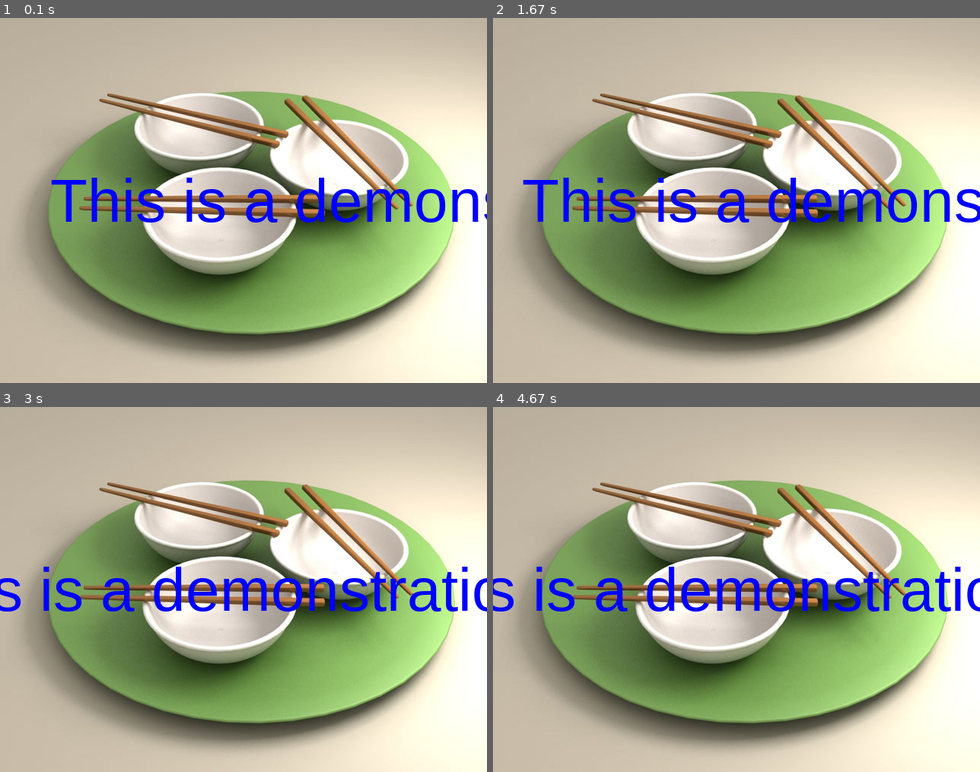
Above: before the commit, frames 1-4 (two rows, left to right).
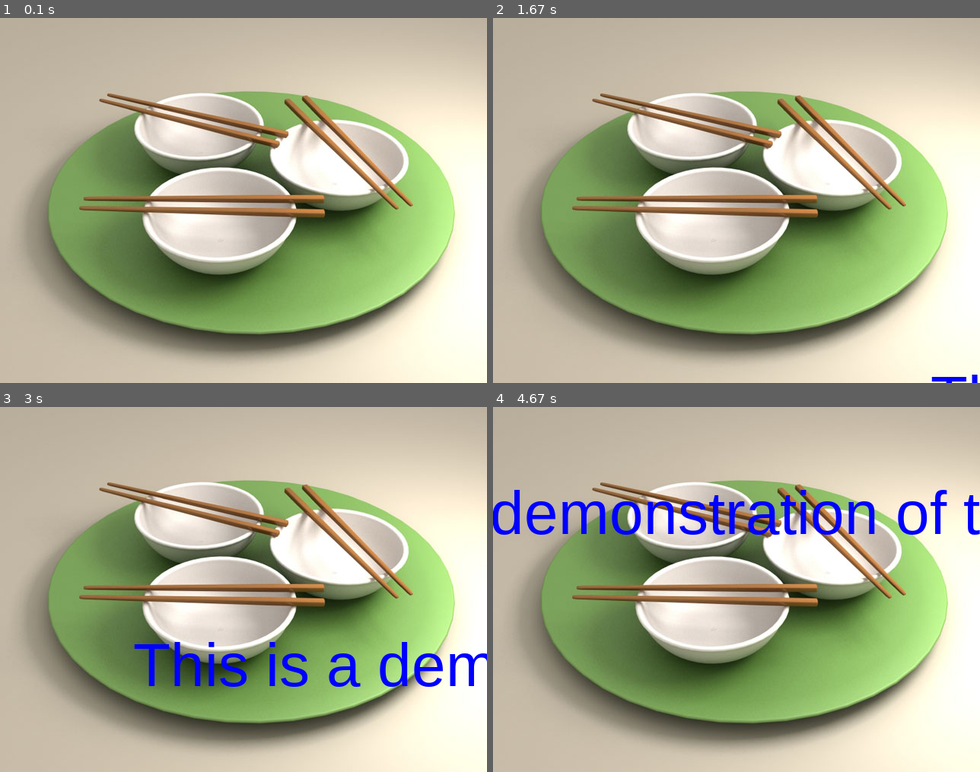
Above: after the commit, the same moments.

Repository: toroden79/firstGui
Game: pygame game, started from scrollMessage.py
The game is run twice, just before and just after one commit, with the same random seed, the same clock (stepped at 60 frames per second) and the same inputs.
Inputs:
- Up to frame 1 (0.1 s): no input
- Up to frame 2 (1.67 s): tap S at 0.33 s
- Up to frame 3 (3 s): hold P 1.67-2.13 s
- Up to frame 4 (4.67 s): no input

The runs differ from the first frame. In frame 1, 3.1% of the frame differs, in the area x 10-100%, y 43-57%; in frame 2, 3.4%; in frame 3, 6.1%; in frame 4, 7.4%, in the area x 0-100%, y 22-57%.

Commit message:
Chapter 3 events examples Scrolling Message   Worked on Diagonal scrolling from lower right to upper left.  Fixed up the refreshing so that when entering "pace" mode, the x and y coordinates are only update when the paceInterval has been reached or exceeded to stop the jumping and which actually made it look like the text was scrolling in the opposite direction.   Added constants for window width and height and text message width and height and changed the initial positions and checks for resetting of x and y coordinates.

Diff:
--- a/scrollMessage.py
+++ b/scrollMessage.py
@@ -3,8 +3,11 @@
 from sys import exit
 
 background_image_filename = 'sushiplate.jpg'
-SCREEN_SIZE = (640, 480)
-message="    This is a demonstration of the scrolly message script. "
+screen_width = 640
+screen_height = 480
+SCREEN_SIZE = (screen_width, screen_height)
+#message="    This is a demonstration of the scrolly message script. "
+message="This is a demonstration of the scrolly message script."
 
 pygame.init()
 screen = pygame.display.set_mode(SCREEN_SIZE)
@@ -12,8 +15,15 @@
 font = pygame.font.SysFont("arial", 80);
 text_surface = font.render(message, True, (0, 0, 255))
 
-x = 0
-y = ( SCREEN_SIZE[1] - text_surface.get_height() ) / 2
+#x = 0
+#y = ( SCREEN_SIZE[1] - text_surface.get_height() ) / 2
+
+#total_x = text_surface.get_width() + screen_width
+#total_y = text_surface.get_height() + screen_height
+message_width = text_surface.get_width()
+message_height = text_surface.get_height()
+x=message_width
+y=message_height
 
 background = pygame.image.load(background_image_filename).convert()
 
@@ -32,26 +42,36 @@
         if (event.type == KEYDOWN):
             if event.key == K_p:
                 paceMe=True
-                paceInterval=200
+                paceInterval=100
             elif event.key == K_s:
                 paceMe=True
-                paceInterval=2000
+                paceInterval=200
             else:
                 paceMe=False
 
     screen.blit(background, (0,0))
 
-    x-= 2
-    if x < -text_surface.get_width():
-        x = 0
+
 
     if paceMe:
-        if pacer>=paceInterval:
+        if pacer>=paceInterval or x < -message_width or y < -message_height:
+            x -= 5
+            y -= 2
+            if x < -message_width or y < -message_height:
+                # x = 0
+                x = screen_width
+                y = screen_height
             screen.blit(text_surface, (x, y))
-            screen.blit(text_surface, (x+text_surface.get_width(), y))
+            #screen.blit(text_surface, (x+text_surface.get_width(), y))
             pygame.display.update()
             pacer=0
     else:
+        x -= 5
+        y -= 2
+        if x < -message_width or y < -message_height:
+            # x = 0
+            x = screen_width
+            y = screen_height
         screen.blit(text_surface, (x, y))
-        screen.blit(text_surface, (x+text_surface.get_width(), y))
+        #screen.blit(text_surface, (x+text_surface.get_width(), y))
         pygame.display.update()
